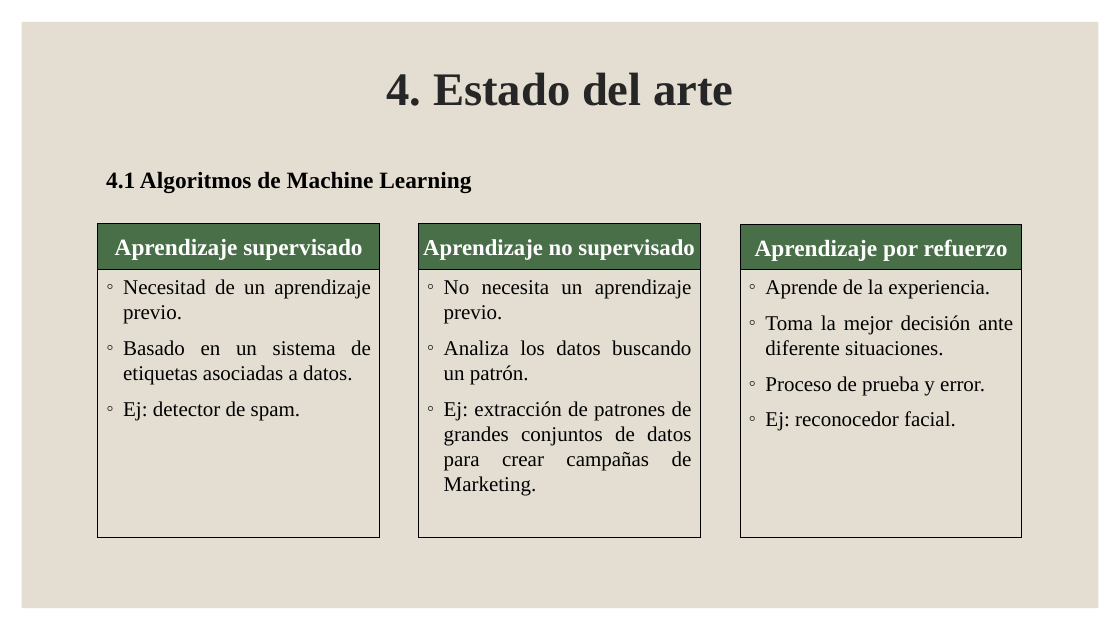
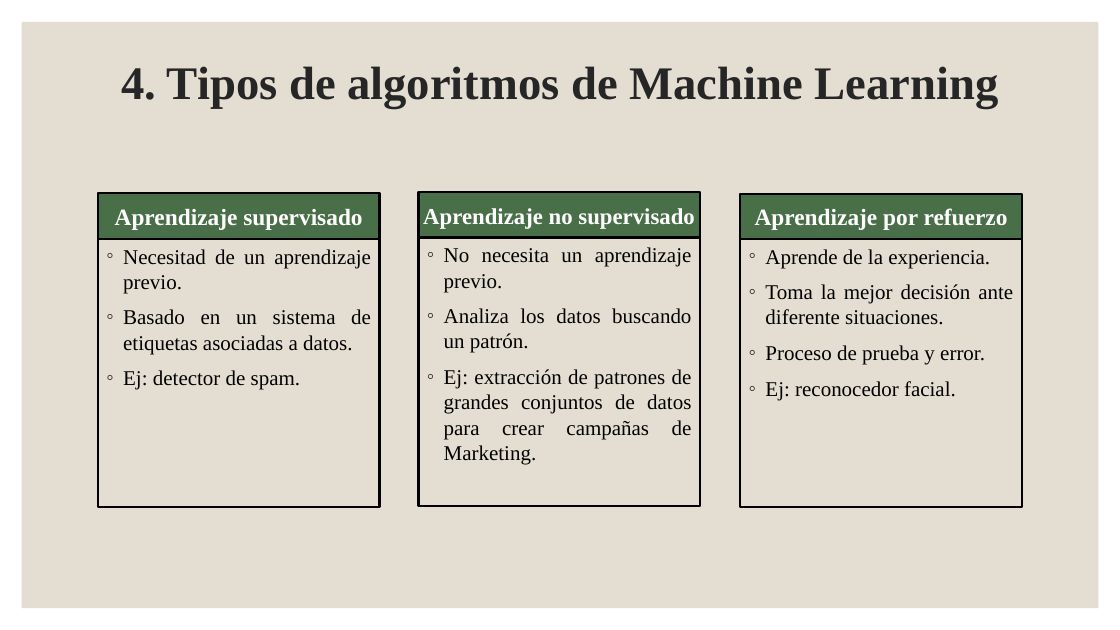
Before and after one commit to jperezlf/MPAIOT, a slide deck: slide 6 of Doc/Presentación TFG.pptx (slide 8 before the commit). Drawn at 1120x630 pixels with LibreOffice and Linux fonts; fonts in the diff are those of the drawing. Boxes give left, top, right and bottom in pixels: in the first picture for what was removed or moved away, otherwise in the second. Text is boxed around its words. In the diff, an @@ line names an element or a change of style, - is before the commit and + after.

```diff
--- a/Doc/Presentación TFG.pptx
+++ b/Doc/Presentación TFG.pptx
@@ title at (121, 66, 999, 109): text changed @@
-4. Estado del arte
+4. Tipos de algoritmos de Machine Learning
@@ text removed at (106, 171, 471, 193) @@
-4.1 Algoritmos de Machine Learning
@@ 4 rectangles, 2 texts: place and size @@
-4 rectangles, 2 texts at (98, 223, 1022, 538)
+4 rectangles, 2 texts at (98, 192, 1022, 507)
@@ outline #000000 0.75 pt to #000000 2 pt in 6 elements at (98, 193, 380, 239), (740, 194, 1022, 239), (98, 239, 380, 507), (740, 239, 1022, 507), (418, 192, 700, 238), (418, 238, 700, 506) @@
```
Also in this commit, not shown: 17 other slides changed, 2 slides added, 6 slides removed.
